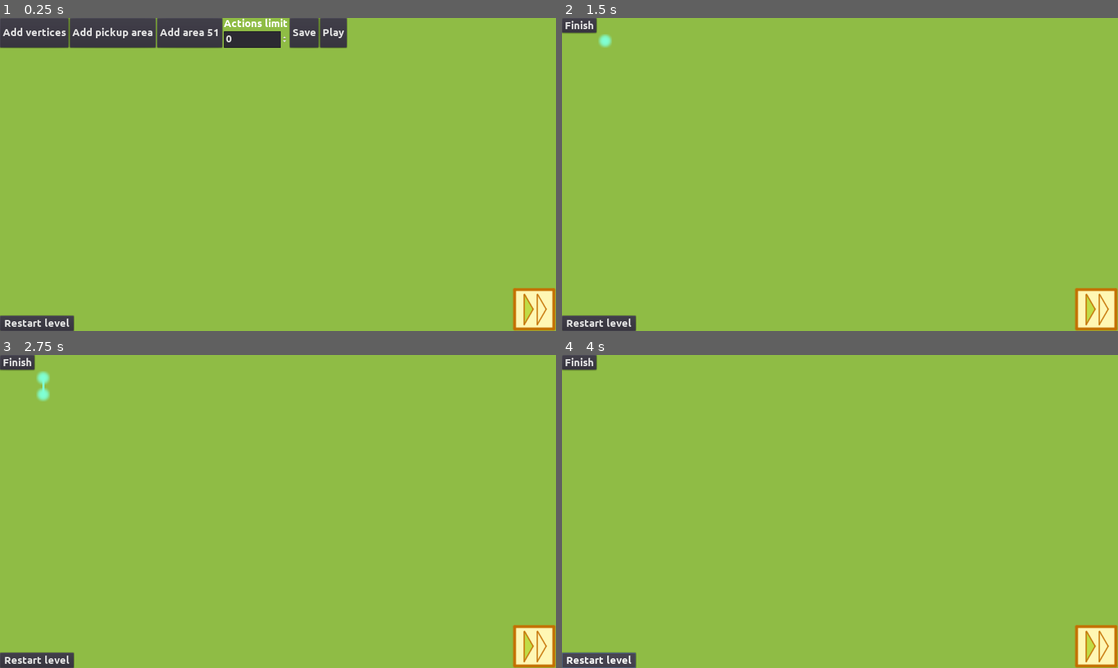
Above: before the commit, frames 1-4 (two rows, left to right).
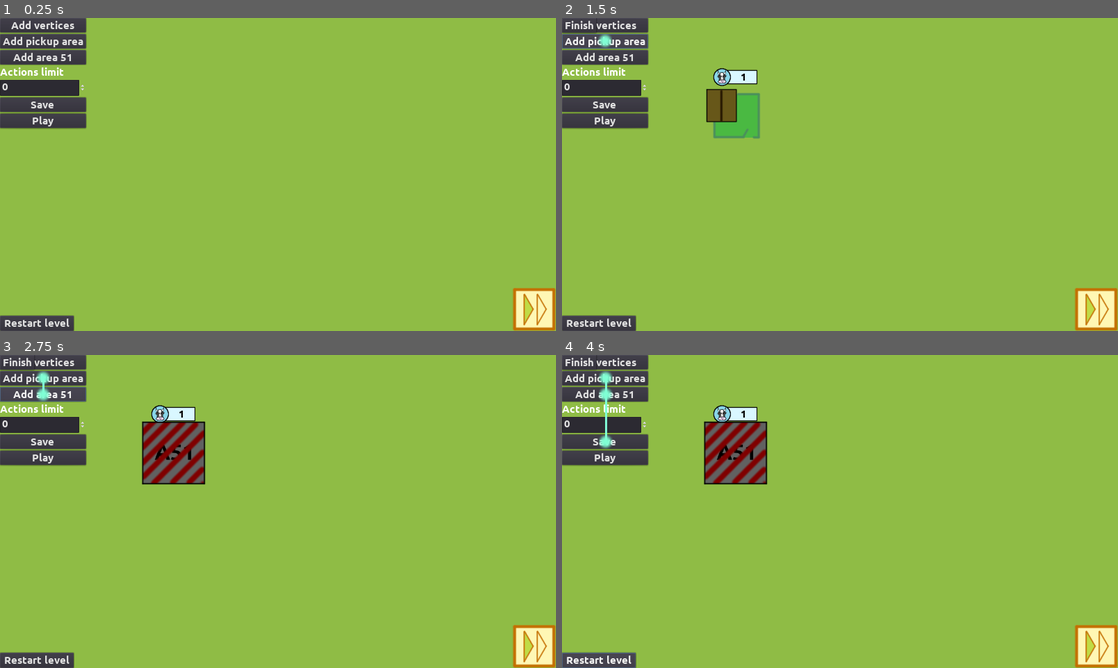
Above: after the commit, the same moments.

Repository: moisesjbc/ufo-taxi
Game: Godot game, scene res://level_editor/main/level_editor.tscn
Two runs of this game, one before a commit and one after it. Both use one fixed random seed, a clock stepped at 60 frames per second and the inputs below. This scene is started directly instead of the project's main scene.
Inputs (mouse positions are in pixels of both pictures, inside the frame that each line leads up to):
- Up to frame 1 (0.25 s): no input
- Up to frame 2 (1.5 s): click "Add vertices" at 0.5 s; click (606, 39) at 1.25 s, where only the run after the commit has a clickable "Add pickup area"
- Up to frame 3 (2.75 s): click (44, 395) at 2 s, where only the run after the commit has a clickable "Add area 51"
- Up to frame 4 (4 s): click (606, 442) at 2.75 s, where only the run after the commit has a clickable "Save"; click "Restart level" at 3.5 s

The runs differ from the first frame. In frame 1, 8.0% of the frame differs, in the area x 0-63%, y 0-36%; in frame 2, 6.3%; in frame 3, 7.2%; in frame 4, 7.2%.
Error after the commit: Invalid type in function 'campaign_level_filepath' in base 'Node (level_manager.gd)'. Cannot convert argument 1 from Nil to int. (res://globals/level_manager/l…

Commit message:
Added object properties panel to level editor

Diff:
--- a/godot-project/gameplay/main/main.gd
+++ b/godot-project/gameplay/main/main.gd
@@ -105,15 +105,15 @@
 	return $railtrack/path
 
 
-func add_pickup_area(signal_target, on_object_selected, on_ojbect_double_selected):
-	add_object(pickup_area_scene, $pickup_areas, signal_target, on_object_selected, on_ojbect_double_selected)
+func add_pickup_area(signal_target, on_object_selected):
+	add_object(pickup_area_scene, $pickup_areas, signal_target, on_object_selected)
 
 
-func _on_add_area_51_area_pressed(signal_target, on_object_selected, on_ojbect_double_selected):
-	add_object(area_51_scene, $area_51_areas, signal_target, on_object_selected, on_ojbect_double_selected)
+func add_area_51(signal_target, on_object_selected):
+	add_object(area_51_scene, $area_51_areas, signal_target, on_object_selected)
 
 
-func add_object(object_scene, objects_container, signal_target, on_object_selected, on_ojbect_double_selected):
+func add_object(object_scene, objects_container, signal_target, on_object_selected):
 	var object = object_scene.instance()
 	objects_container.add_child(object)
 	object.global_position = Vector2(OS.window_size.x / 2.0, OS.window_size.y / 2.0)
@@ -122,7 +122,6 @@
 	object.z_index = -objects_container.get_children().size() - 1
 
 	object.get_node('clicable').connect("clicked", signal_target, on_object_selected)
-	object.get_node('clicable').connect("double_clicked", signal_target, on_ojbect_double_selected)
 
 
 func get_pickup_areas():
--- a/godot-project/gameplay/path/path.gd
+++ b/godot-project/gameplay/path/path.gd
@@ -91,7 +91,6 @@
 		update()
 
 func add_node(node_position, index = null):
-	print('index', index)
 	if index == null:
 		index = len(get_nodes())
 	var new_node = node_scene.instance()
--- a/godot-project/level_editor/main/level_editor.gd
+++ b/godot-project/level_editor/main/level_editor.gd
@@ -6,6 +6,7 @@
 func _ready():
 	$main.reset_current_level()
 	$main/railtrack/path.closed = false
+	get_node('tools_container').get_node('object_properties').set_current_object(null)
 
 
 func stop():
--- a/godot-project/level_editor/main/level_editor.tscn
+++ b/godot-project/level_editor/main/level_editor.tscn
@@ -5,75 +5,122 @@
 [ext_resource path="res://level_editor/main/level_editor.gd" type="Script" id=3]
 [ext_resource path="res://level_editor/main/state_machine/move_object.gd" type="Script" id=4]
 [ext_resource path="res://level_editor/main/state_machine/idle.gd" type="Script" id=5]
-[ext_resource path="res://level_editor/main/state_machine/object_selected.gd" type="Script" id=7]
+[ext_resource path="res://level_editor/main/object_properties.gd" type="Script" id=6]
 [ext_resource path="res://gameplay/main/main.tscn" type="PackedScene" id=8]
 
 [node name="level_editor" type="Node2D"]
 script = ExtResource( 3 )
+
+[node name="tools_container" type="VBoxContainer" parent="."]
+anchor_bottom = 1.0
+margin_right = 198.0
+margin_bottom = 452.0
+__meta__ = {
+"_edit_use_anchors_": false
+}
+
+[node name="add_vertices_button" type="Button" parent="tools_container"]
+margin_right = 198.0
+margin_bottom = 34.0
+text = "Add vertices"
+
+[node name="clear_vertices_button" type="Button" parent="tools_container"]
+margin_top = 38.0
+margin_right = 198.0
+margin_bottom = 72.0
+text = "Clear vertices"
+
+[node name="add_pickup_area_button" type="Button" parent="tools_container"]
+margin_top = 76.0
+margin_right = 198.0
+margin_bottom = 110.0
+text = "Add pickup area"
+
+[node name="add_area_51_area" type="Button" parent="tools_container"]
+margin_top = 114.0
+margin_right = 198.0
+margin_bottom = 148.0
+text = "Add area 51"
+
+[node name="actions_limit_container" type="VBoxContainer" parent="tools_container"]
+margin_top = 152.0
+margin_right = 198.0
+margin_bottom = 222.0
+
+[node name="actions_limit_label" type="Label" parent="tools_container/actions_limit_container"]
+margin_right = 198.0
+margin_bottom = 28.0
+text = "Actions limit"
+
+[node name="actions_limit_input" type="SpinBox" parent="tools_container/actions_limit_container"]
+margin_top = 32.0
+margin_right = 198.0
+margin_bottom = 70.0
+
+[node name="object_properties" type="Panel" parent="tools_container"]
+margin_top = 226.0
+margin_right = 198.0
+margin_bottom = 376.0
+rect_min_size = Vector2( 150, 150 )
+size_flags_horizontal = 3
+size_flags_vertical = 3
+script = ExtResource( 6 )
+
+[node name="margin_container" type="MarginContainer" parent="tools_container/object_properties"]
+anchor_right = 1.0
+anchor_bottom = 1.0
+custom_constants/margin_right = 5
+custom_constants/margin_top = 5
+custom_constants/margin_left = 5
+custom_constants/margin_bottom = 5
+__meta__ = {
+"_edit_use_anchors_": false
+}
+
+[node name="vbox_container" type="VBoxContainer" parent="tools_container/object_properties/margin_container"]
+margin_left = 5.0
+margin_top = 5.0
+margin_right = 193.0
+margin_bottom = 145.0
+__meta__ = {
+"_edit_use_anchors_": false
+}
+
+[node name="title" type="Label" parent="tools_container/object_properties/margin_container/vbox_container"]
+margin_right = 188.0
+margin_bottom = 28.0
+text = "Object"
+align = 1
+__meta__ = {
+"_edit_use_anchors_": false
+}
+
+[node name="delete_button" type="Button" parent="tools_container/object_properties/margin_container/vbox_container"]
+margin_top = 32.0
+margin_right = 188.0
+margin_bottom = 66.0
+text = "Delete"
+__meta__ = {
+"_edit_use_anchors_": false
+}
+
+[node name="save_button" type="Button" parent="tools_container"]
+margin_top = 380.0
+margin_right = 198.0
+margin_bottom = 414.0
+text = "Save"
+
+[node name="play_button" type="Button" parent="tools_container"]
+margin_top = 418.0
+margin_right = 198.0
+margin_bottom = 452.0
+text = "Play"
 
 [node name="state_machine" type="Node2D" parent="."]
 script = ExtResource( 1 )
 
 [node name="idle" type="Node2D" parent="state_machine"]
 script = ExtResource( 5 )
-
-[node name="tools_container" type="HBoxContainer" parent="state_machine/idle"]
-anchor_right = 1.0
-margin_right = 1278.0
-margin_bottom = 34.0
-__meta__ = {
-"_edit_use_anchors_": false
-}
-
-[node name="add_vertices_button" type="Button" parent="state_machine/idle/tools_container"]
-margin_right = 158.0
-margin_bottom = 70.0
-text = "Add vertices"
-
-[node name="clear_vertices_button" type="Button" parent="state_machine/idle/tools_container"]
-margin_left = 162.0
-margin_right = 334.0
-margin_bottom = 70.0
-text = "Clear vertices"
-
-[node name="add_pickup_area_button" type="Button" parent="state_machine/idle/tools_container"]
-margin_left = 338.0
-margin_right = 536.0
-margin_bottom = 70.0
-text = "Add pickup area"
-
-[node name="add_area_51_area" type="Button" parent="state_machine/idle/tools_container"]
-margin_left = 540.0
-margin_right = 689.0
-margin_bottom = 70.0
-text = "Add area 51"
-
-[node name="actions_limit_container" type="VBoxContainer" parent="state_machine/idle/tools_container"]
-margin_left = 693.0
-margin_right = 841.0
-margin_bottom = 70.0
-
-[node name="actions_limit_label" type="Label" parent="state_machine/idle/tools_container/actions_limit_container"]
-margin_right = 148.0
-margin_bottom = 28.0
-text = "Actions limit"
-
-[node name="actions_limit_input" type="SpinBox" parent="state_machine/idle/tools_container/actions_limit_container"]
-margin_top = 32.0
-margin_right = 148.0
-margin_bottom = 70.0
-
-[node name="save_button" type="Button" parent="state_machine/idle/tools_container"]
-margin_left = 845.0
-margin_right = 911.0
-margin_bottom = 70.0
-text = "Save"
-
-[node name="play_button" type="Button" parent="state_machine/idle/tools_container"]
-margin_left = 915.0
-margin_right = 976.0
-margin_bottom = 70.0
-text = "Play"
 
 [node name="add_vertices" type="Node2D" parent="state_machine"]
 script = ExtResource( 2 )
@@ -90,15 +137,13 @@
 [node name="move_object" type="Node2D" parent="state_machine"]
 script = ExtResource( 4 )
 
-[node name="object_selected" type="Node2D" parent="state_machine"]
-script = ExtResource( 7 )
-
 [node name="main" parent="." instance=ExtResource( 8 )]
 edit_mode = true
-[connection signal="pressed" from="state_machine/idle/tools_container/add_vertices_button" to="state_machine/idle" method="_on_add_vertices_button_pressed"]
-[connection signal="pressed" from="state_machine/idle/tools_container/clear_vertices_button" to="state_machine/idle" method="_on_clear_vertices_button_pressed"]
-[connection signal="pressed" from="state_machine/idle/tools_container/add_pickup_area_button" to="state_machine/idle" method="_on_add_pickup_area_button_pressed"]
-[connection signal="pressed" from="state_machine/idle/tools_container/add_area_51_area" to="state_machine/idle" method="_on_add_area_51_area_pressed"]
-[connection signal="pressed" from="state_machine/idle/tools_container/save_button" to="state_machine/idle" method="_on_save_button_pressed"]
-[connection signal="pressed" from="state_machine/idle/tools_container/play_button" to="state_machine/idle" method="_on_play_button_pressed"]
+[connection signal="pressed" from="tools_container/add_vertices_button" to="state_machine/idle" method="_on_add_vertices_button_pressed"]
+[connection signal="pressed" from="tools_container/clear_vertices_button" to="state_machine/idle" method="_on_clear_vertices_button_pressed"]
+[connection signal="pressed" from="tools_container/add_pickup_area_button" to="state_machine/idle" method="_on_add_pickup_area_button_pressed"]
+[connection signal="pressed" from="tools_container/add_area_51_area" to="state_machine/idle" method="_on_add_area_51_area_pressed"]
+[connection signal="pressed" from="tools_container/object_properties/margin_container/vbox_container/delete_button" to="tools_container/object_properties" method="_on_delete_button_pressed"]
+[connection signal="pressed" from="tools_container/save_button" to="state_machine/idle" method="_on_save_button_pressed"]
+[connection signal="pressed" from="tools_container/play_button" to="state_machine/idle" method="_on_play_button_pressed"]
 [connection signal="pressed" from="state_machine/add_vertices/add_vertices_exit_button" to="state_machine/add_vertices" method="_on_add_vertices_exit_button_pressed"]
--- /dev/null
+++ b/godot-project/level_editor/main/object_properties.gd
@@ -0,0 +1,15 @@
+extends Panel
+
+var current_object = null
+
+
+func set_current_object(current_object):
+	self.current_object = current_object
+	if current_object:
+		$margin_container/vbox_container/title.text = current_object.name
+	visible = current_object != null
+
+
+func _on_delete_button_pressed():
+	self.current_object.queue_free()
+	set_current_object(null)
--- a/godot-project/level_editor/main/state_machine/idle.gd
+++ b/godot-project/level_editor/main/state_machine/idle.gd
@@ -5,12 +5,12 @@
 var level_editor = null
 
 func start():
-	$tools_container.visible = true
+	#level_editor.get_node('tools_container').visible = true
 
 	if main.get_node('railtrack').get_node('path').get_nodes().size() > 0:
-		$tools_container/clear_vertices_button.visible = true
+		level_editor.get_node('tools_container').get_node('clear_vertices_button').visible = true
 	else:
-		$tools_container/clear_vertices_button.visible = false
+		level_editor.get_node('tools_container').get_node('clear_vertices_button').visible = false
 
 
 func reset_objects_container_for_level_editor(objects_container):
@@ -27,23 +27,21 @@
 
 
 func _on_add_pickup_area_button_pressed():
-	main.add_pickup_area(self, '_on_object_selected', '_on_object_double_selected')
+	main.add_pickup_area(self, '_on_object_selected')
 
 
 func _on_add_area_51_area_pressed():
-	main.add_area_51(self, '_on_object_selected', '_on_object_double_selected')
+	main.add_area_51(self, '_on_object_selected')
 
 
 func _on_object_selected(object):
+	level_editor.get_node('tools_container').get_node('object_properties').set_current_object(object)
 	if not level_editor.playing_level:
 		state_machine.set_current_state('move_object', object)
 
-func _on_object_double_selected(object):
-	if not level_editor.playing_level:
-		state_machine.set_current_state('object_selected', object)
 
 func _on_play_button_pressed():
-	$tools_container.visible = false
+	level_editor.get_node('tools_container').visible = false
 
 	_save_data_to_level_manager()
 
@@ -74,8 +72,8 @@
 	for area_51 in main.get_areas_51():
 		level_manager.area_51_positions.push_back(area_51.global_position)
 	level_manager.n_remaining_actions = null
-	if $tools_container/actions_limit_container/actions_limit_input.value > 0:
-		level_manager.n_remaining_actions = $tools_container/actions_limit_container/actions_limit_input.value
+	if level_editor.get_node('tools_container').get_node('actions_limit_container').get_node('actions_limit_input').value > 0:
+		level_manager.n_remaining_actions = level_editor.get_node('actions_limit_container').get_node('actions_limit_input').value
 	level_manager.texts = []
 	for text_label in main.get_texts():
 		var text_dict = {
